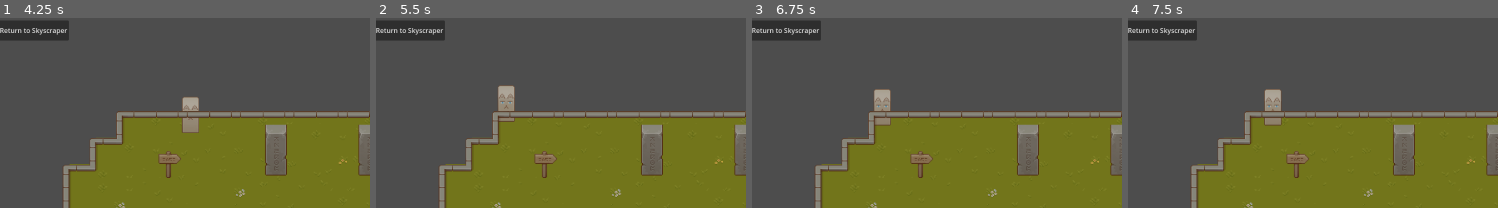
Above: before the commit, frames 1-4 (left to right).
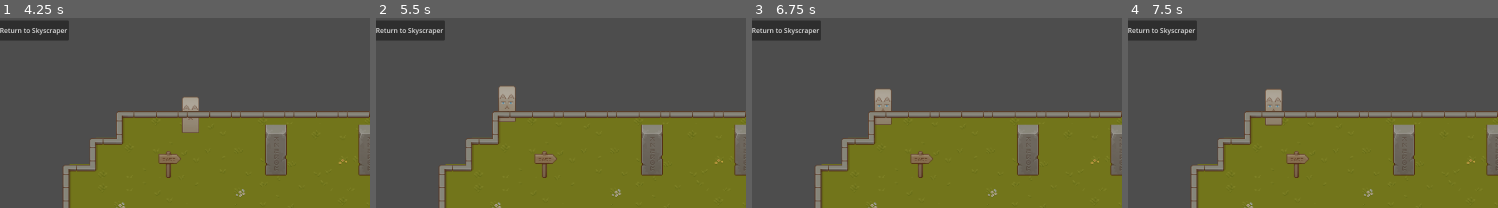
Above: after the commit, the same moments.

Repository: 100-Devs-1-Game/WildJamProject
Game: Godot game, scene res://modules/player/debug_map.tscn
Two runs of this game, one before a commit and one after it. Both use one fixed random seed, a clock stepped at 60 frames per second and the inputs below. This scene is started directly instead of the project's main scene.
Inputs:
- Up to frame 1 (4.25 s): click "Start Game (Go to Skyscraper)" at 0.5 s; click "Go To Level" at 1.25 s; click "Return to Skyscraper" at 2 s; click "Go To Level" at 2.75 s; tap Enter at 3.5 s; hold W (MOVEMENT_UP) from 3.53 s (still down); hold Shift (MOVEMENT_SPRINT) from 3.53 s (still down)
- Up to frame 2 (5.5 s): release Shift (MOVEMENT_SPRINT) at 4.28 s; tap Shift (MOVEMENT_SPRINT) at 4.35 s; tap Space at 5 s; release W (MOVEMENT_UP) at 5.03 s; hold A (MOVEMENT_LEFT) from 5.03 s (still down); hold Shift (MOVEMENT_SPRINT) from 5.03 s (still down)
- Up to frame 3 (6.75 s): tap Enter at 5.75 s; release Shift (MOVEMENT_SPRINT) at 5.78 s; tap Shift (MOVEMENT_SPRINT) at 5.85 s; tap Space at 6.5 s; release A (MOVEMENT_LEFT) at 6.53 s; hold S (MOVEMENT_DOWN) from 6.53 s (still down); hold Shift (MOVEMENT_SPRINT) from 6.53 s (still down)
- Up to frame 4 (7.5 s): tap Enter at 7.25 s; release S (MOVEMENT_DOWN) at 7.28 s; release Shift (MOVEMENT_SPRINT) at 7.28 s; hold D (MOVEMENT_RIGHT) from 7.28 s (still down); tap Shift (MOVEMENT_SPRINT) at 7.35 s
The pictures show only the part of the screen within x 1-51%, y 0-50%; the shares and areas given below are measured in that part.

Frame 1 is identical in both runs. In frame 2, 0.2% of the frame differs, in the area x 32-38%, y 35-55%; in frame 3, 0.2%, in the area x 32-38%, y 37-57%; in frame 4, 0.2%.

Commit message:
Turn player CollisionShape into capsule

Diff:
--- a/project/modules/player/player.tscn
+++ b/project/modules/player/player.tscn
@@ -7,8 +7,9 @@
 atlas = ExtResource("2_qgxqk")
 region = Rect2(6, 14, 21, 44)
 
-[sub_resource type="RectangleShape2D" id="RectangleShape2D_qgxqk"]
-size = Vector2(38, 8)
+[sub_resource type="CapsuleShape2D" id="CapsuleShape2D_qgxqk"]
+radius = 5.0
+height = 42.0
 
 [node name="Player" type="CharacterBody2D"]
 y_sort_enabled = true
@@ -20,4 +21,5 @@
 texture = SubResource("AtlasTexture_m7q0d")
 
 [node name="CollisionShape2D" type="CollisionShape2D" parent="."]
-shape = SubResource("RectangleShape2D_qgxqk")
+rotation = 1.5707964
+shape = SubResource("CapsuleShape2D_qgxqk")
